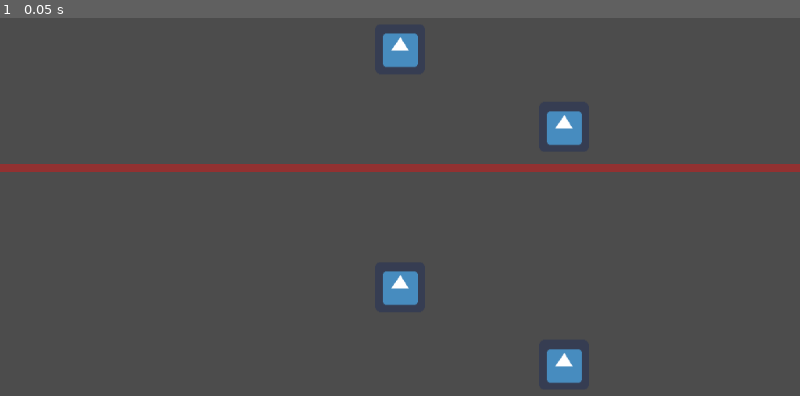
Above: before the commit, frame 1.
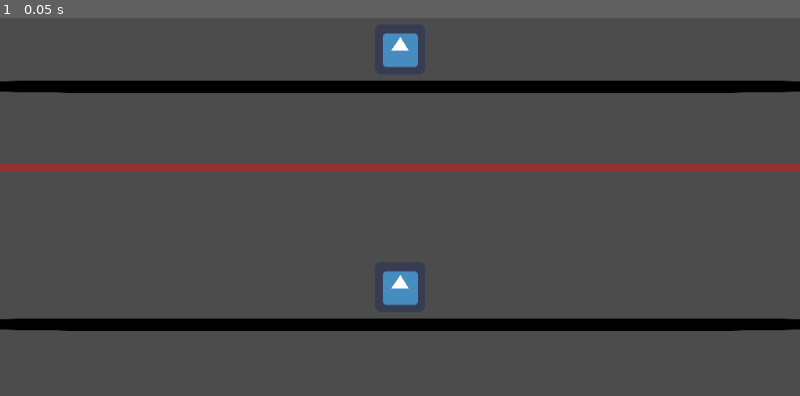
Above: after the commit, the same moment.

Repository: J-Vernay/wonderjam-hiver2021
Game: Godot game, scene res://TestZone/MainScene.tscn
The game is run twice, just before and just after one commit, with the same random seed, the same clock (stepped at 60 frames per second) and the same inputs. The project has no main scene, so this scene is started directly. The engine's default icon, where the game draws it, is replaced by a stand-in: a white triangle on a blue panel in a dark square.
Inputs:
- Up to frame 1 (0.05 s): no input

The runs differ from the first frame. In frame 1, 7.6% of the frame differs, in the area x 0-100%, y 16-97%.

Commit message:
C'est plus cassé !

Diff:
--- /dev/null
+++ b/TestZone/Debris.gd
@@ -0,0 +1,4 @@
+extends RigidBody2D
+
+func _ready():
+	scale = Vector2(rand_range(0.5, 1.5), rand_range(0.5, 1.5))
--- /dev/null
+++ b/TestZone/Debris.tscn
@@ -0,0 +1,17 @@
+[gd_scene load_steps=4 format=2]
+
+[ext_resource path="res://icon.png" type="Texture" id=1]
+[ext_resource path="res://TestZone/Debris.gd" type="Script" id=2]
+
+[sub_resource type="RectangleShape2D" id=1]
+extents = Vector2( 32, 32 )
+
+[node name="Debris" type="RigidBody2D"]
+script = ExtResource( 2 )
+
+[node name="Sprite" type="Sprite" parent="."]
+self_modulate = Color( 100, 100, 100, 1 )
+texture = ExtResource( 1 )
+
+[node name="CollisionShape2D" type="CollisionShape2D" parent="."]
+shape = SubResource( 1 )
--- a/TestZone/MainScene.tscn
+++ b/TestZone/MainScene.tscn
@@ -47,3 +47,4 @@
 render_target_update_mode = 3
 
 [node name="World" parent="VBoxContainer/ViewportContainer2/Viewport2" instance=ExtResource( 1 )]
+playerNumber = 2
--- /dev/null
+++ b/TestZone/World.gd
@@ -0,0 +1,7 @@
+extends Node2D
+
+
+export var playerNumber = 1
+
+func _ready():
+	$Player.controlMode = playerNumber
--- a/TestZone/World.tscn
+++ b/TestZone/World.tscn
@@ -1,12 +1,28 @@
-[gd_scene load_steps=3 format=2]
+[gd_scene load_steps=5 format=2]
 
 [ext_resource path="res://TestZone/Player.tscn" type="PackedScene" id=1]
 [ext_resource path="res://icon.png" type="Texture" id=2]
+[ext_resource path="res://TestZone/World.gd" type="Script" id=3]
+
+[sub_resource type="RectangleShape2D" id=1]
+extents = Vector2( 512, 10 )
 
 [node name="World" type="Node2D"]
+script = ExtResource( 3 )
 
 [node name="Player" parent="." instance=ExtResource( 1 )]
 
-[node name="Sprite" type="Sprite" parent="."]
-position = Vector2( 209.9, 99.8991 )
+[node name="StaticBody2D" type="StaticBody2D" parent="."]
+__meta__ = {
+"_edit_group_": true
+}
+
+[node name="CollisionShape2D" type="CollisionShape2D" parent="StaticBody2D"]
+position = Vector2( 0, 48 )
+shape = SubResource( 1 )
+
+[node name="Sprite" type="Sprite" parent="StaticBody2D"]
+self_modulate = Color( 0, 0, 0, 1 )
+position = Vector2( 0, 48 )
+scale = Vector2( 16, 0.25 )
 texture = ExtResource( 2 )
